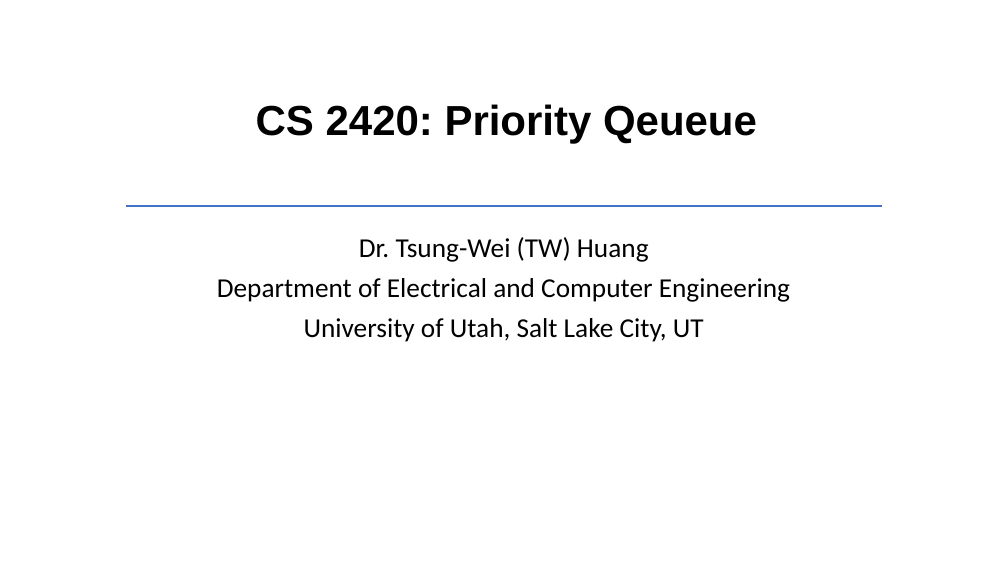
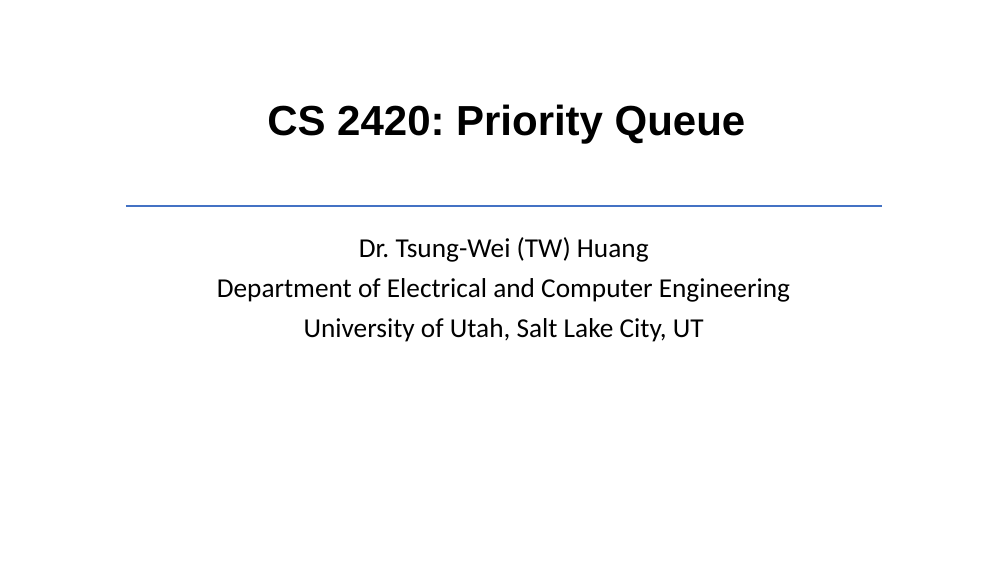
Before and after one commit to tsung-wei-huang/cs2420, a slide deck: slide 1 of slides/priority_queue.pptx. Drawn at 1008x567 pixels with LibreOffice and Linux fonts; fonts in the diff are those of the drawing; background and template pictures are left out. Boxes give left, top, right and bottom in pixels: in the first picture for what was removed or moved away, otherwise in the second. Text is boxed around its words. In the diff, an @@ line names an element or a change of style, - is before the commit and + after.

Commit message:
updated priority queue

```diff
--- a/slides/priority_queue.pptx
+++ b/slides/priority_queue.pptx
@@ title at [267,104,746,144]: text changed @@
-CS 2420: Priority Qeueue
+CS 2420: Priority Queue
```
Also in this commit, not shown: 1 slide removed, 2 other files.
